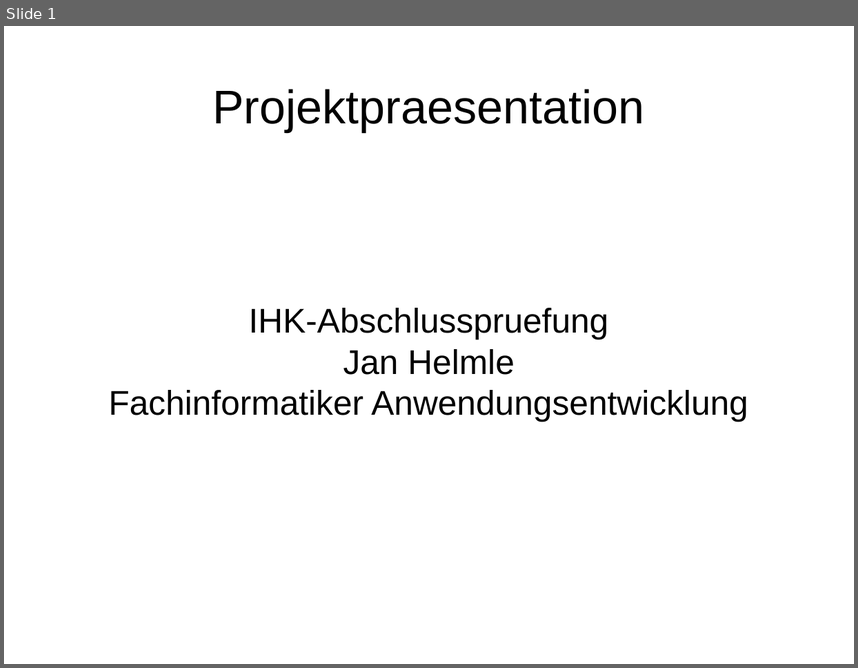
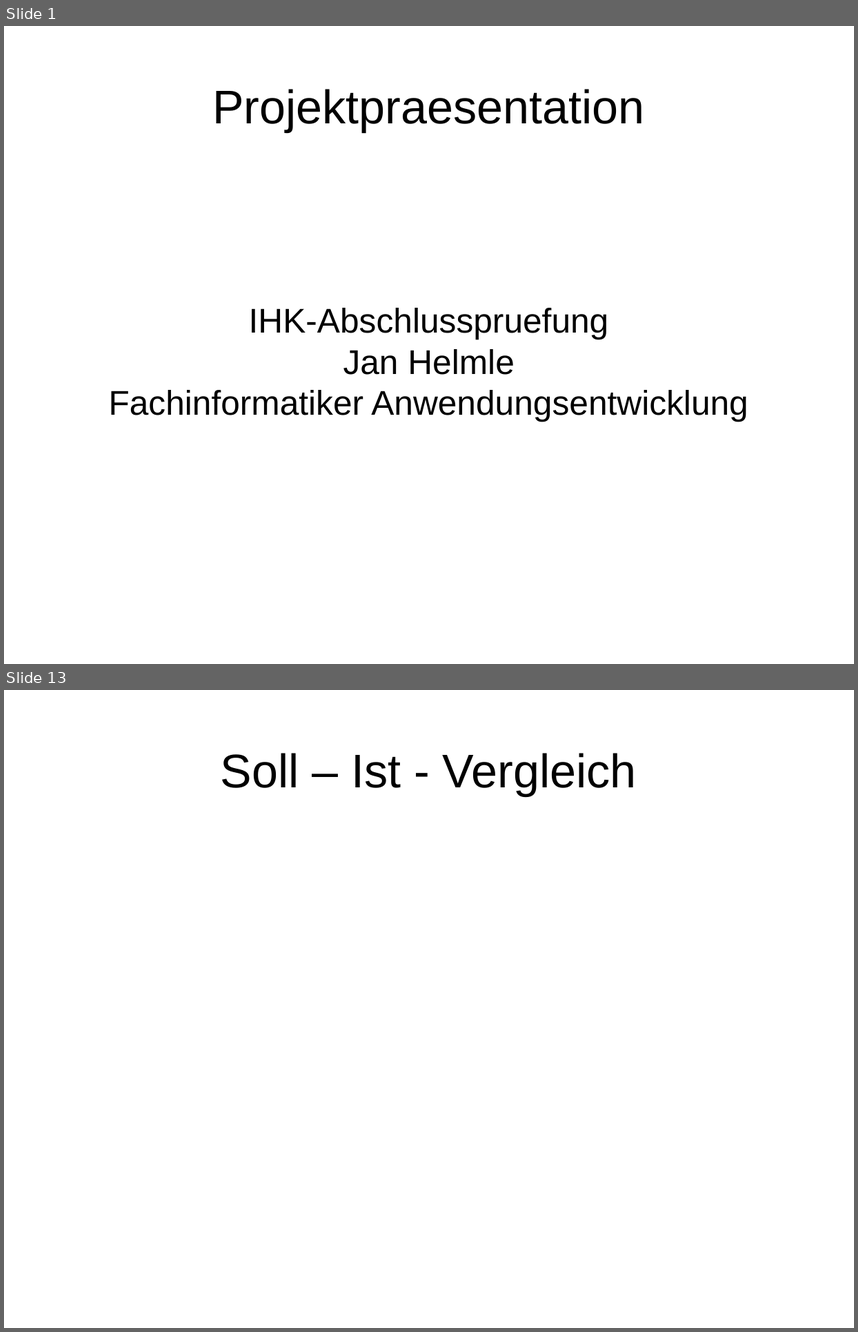
Before and after one commit to janhelmle/weiterbildung_fachinformatiker_ihk_projektantrag, a slide deck: praesentation/presentation_v1.odp. Shown one above the other, each under a label of ours: slide 1 before the commit, slides 1 and 13 after it; the slides between them are not shown. The pictures are 858x668 and 858x1332 pixels, drawn with LibreOffice and Linux fonts; fonts in the diff are those of the drawing. Boxes give left, top, right and bottom in pixels: in the first picture for what was removed or moved away, otherwise in the second. Text is boxed around its words. In the diff, an @@ line names an element or a change of style, - is before the commit and + after.

```diff
--- a/praesentation/presentation_v1.odp
+++ b/praesentation/presentation_v1.odp
@@ slide 13 added at (4, 690, 854, 1328), background #FFFFFF @@
@@ title added at (221, 753, 637, 796), 44 pt, text #000000 @@
+Soll – Ist - Vergleich
```
Also in this commit, not shown: 13 other slides added, 2 slides removed.
